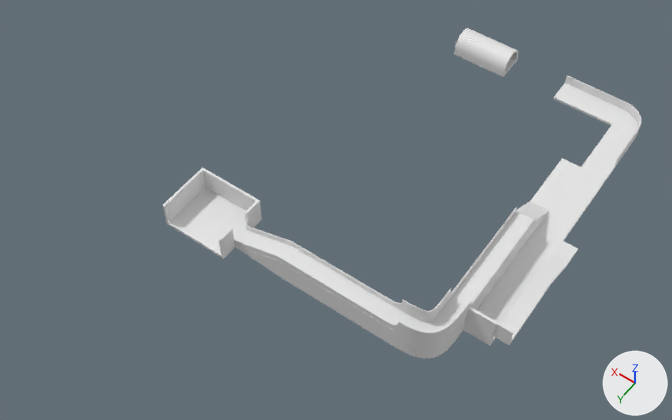
A saved change to the Blender file Assets/_Source/Scenes/Stages/UnknownField_Act1/StageBlend.blend.
One viewpoint serves both versions: a 50 mm camera at (-123.8, 279.1, 273.5) aimed at (-3.9, 111.2, 9.6). Arrows for +X, +Y and +Z are at lower right; the lights stay in place.
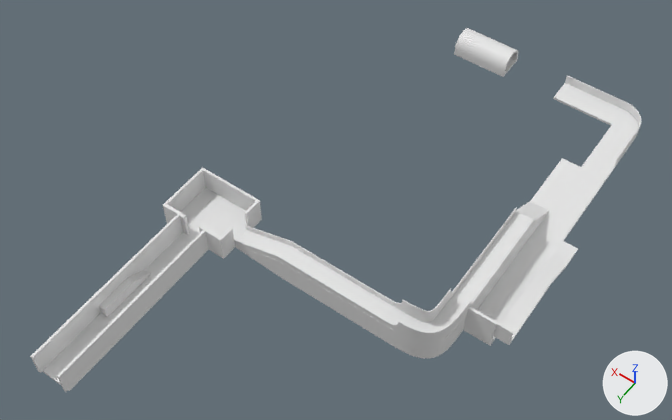
Where the newer file only moved an object's origin or applied its transform, the numbers keep the older frame.

Edits to the scene script, one JSON object a line:
```json
{"block": "me_cube_017", "where": "# used by ob_cube_008; location = (-60.2, 71.6, 1.8)"}
{"op": "remove", "block": "me_cube_017", "code": "me_cube_017.from_pydata(...)  # 112 vertices, 109 faces; spans x 80.0..107.0, y 53.5..75.3, z -0.9..10.2"}
{"op": "add", "block": "me_cube_017", "code": "me_cube_017.from_pydata(...)  # 192 vertices, 183 faces; spans x 80.0..107.0, y 53.5..144.3, z -0.8..10.2"}
{"block": "me_cube_017", "change": "me_cube_017 part 1"}
{"block": "me_cube_017", "change": "24 faces are deleted"}
{"block": "me_cube_017", "change": "34 vertices are added at x 80.0..107.0, y 74.0..144.3, z -0.8..10.2"}
{"block": "me_cube_017", "change": "20 new vertices lie (-9.0, 0.0, 0.0) away from vertices in x 106.0, y 53.5..75.3, z -0.9..10.2"}
{"block": "me_cube_017", "change": "20 new vertices lie (9.0, 0.0, 0.0) away from vertices in x 81.0, y 53.5..75.3, z -0.9..10.2"}
{"block": "me_cube_017", "change": "6 new vertices lie (2.9, 0.0, 0.0) away from vertices in x 87.1..97.0, y 75.3..144.3, z -0.8..0.2"}
{"block": "me_cube_017", "change": "98 new faces join them"}
{"op": "add", "block": "me_cube_020", "code": ["me_cube_020 = bpy.data.meshes.new('Cube.020')", "me_cube_020.from_pydata([(38.8, 146.9, 2.0), (38.8, 146.9, 12.0), (39.6, 146.9, 2.0), (39.6, 146.9, 12.0), (38.8, 216.9, 2.0), (38.8, 216.9, 12.0), (39.6, 216.9, 2.0), (39.6, 216.9, 12.0)], [], [(1, 3, 7, 5), (2, 0, 4, 6), (7, 6, 4, 5), (0, 1, 5, 4), (3, 2, 6, 7)])", "me_cube_020.polygons.foreach_set('use_smooth', [True] * 5)", "me_cube_020.materials.append(mat_light)  # white #e7e7e7"]}
{"op": "add", "block": "me_cube_019", "code": ["me_cube_019 = bpy.data.meshes.new('Cube.019')", "me_cube_019.from_pydata([(27.8, 146.9, 12.0), (27.8, 146.9, 2.0), (26.8, 146.9, 12.0), (26.8, 146.9, 2.0), (27.8, 216.9, 12.0), (27.8, 216.9, 2.0), (26.8, 216.9, 12.0), (26.8, 216.9, 2.0)], [], [(7, 6, 4, 5), (3, 2, 6, 7), (1, 3, 7, 5), (0, 1, 5, 4), (2, 0, 4, 6)])", "me_cube_019.polygons.foreach_set('use_smooth', [True] * 5)", "me_cube_019.materials.append(mat_light)  # white #e7e7e7"]}
{"op": "add", "block": "me_cube_018", "code": ["me_cube_018 = bpy.data.meshes.new('Cube.018')", "me_cube_018.from_pydata(...)  # 12 vertices, 10 faces; spans x 35.8..38.7, y 166.9..188.9, z 2.0..6.4", "me_cube_018.materials.append(mat_light)  # white #e7e7e7"]}
{"op": "add", "block": "ob_cube_010", "code": ["ob_cube_010 = bpy.data.objects.new('Cube.010', me_cube_020)", "ob_cube_010.location = (0.0, 0.0, 0.0)"]}
{"op": "add", "block": "ob_cube_009", "code": ["ob_cube_009 = bpy.data.objects.new('Cube.009', me_cube_019)", "ob_cube_009.location = (0.0, 0.0, 0.0)"]}
{"op": "add", "block": "ob_cube_004", "code": ["ob_cube_004 = bpy.data.objects.new('Cube.004', me_cube_018)", "ob_cube_004.location = (0.0, 0.0, 0.0)"]}
```

What differs and where, as boxes (x1, y1, x2, y2) in the pictures (672 x 420 px):
```json
{"object": "Cube.008", "change": "reshaped", "before": [163, 167, 262, 259], "after": [42, 167, 262, 391], "on screen": "121% wider, 142% taller"}
{"object": "Cube.009", "change": "added", "after": [57, 230, 208, 392]}
{"object": "Cube.010", "change": "added", "after": [30, 214, 183, 373]}
{"object": "Cube.004", "change": "added", "after": [99, 269, 151, 317]}
{"part": 1, "of": "me_cube_017", "change": "built on", "before": [165, 205, 224, 258], "after": [42, 204, 224, 391]}
```
